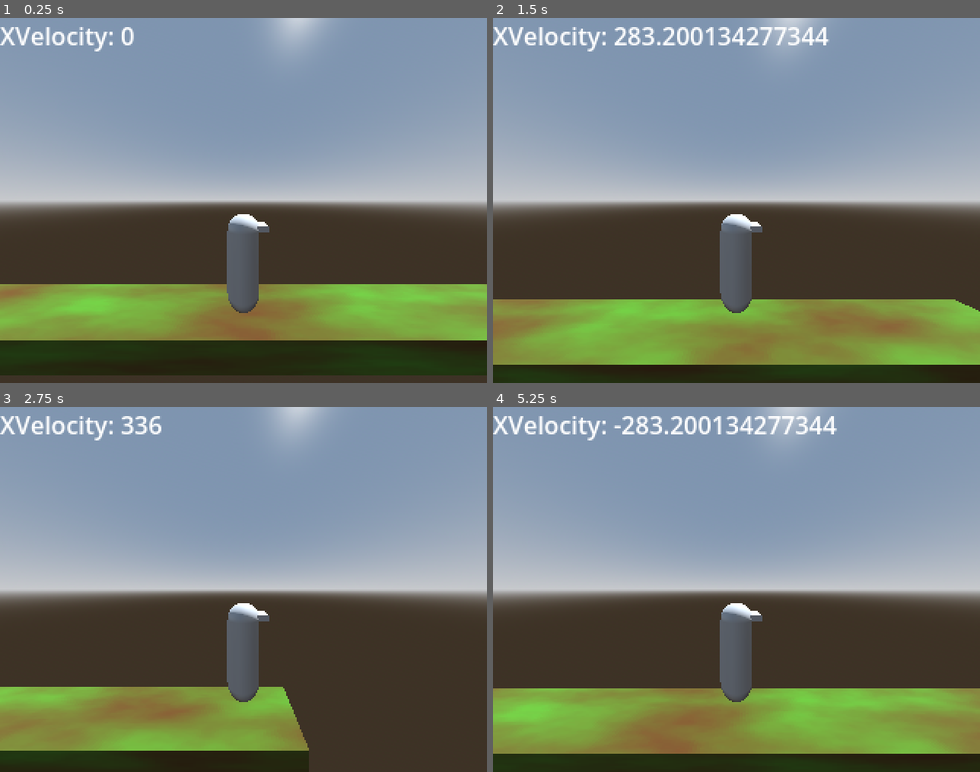
Above: before the commit, frames 1-4 (two rows, left to right).
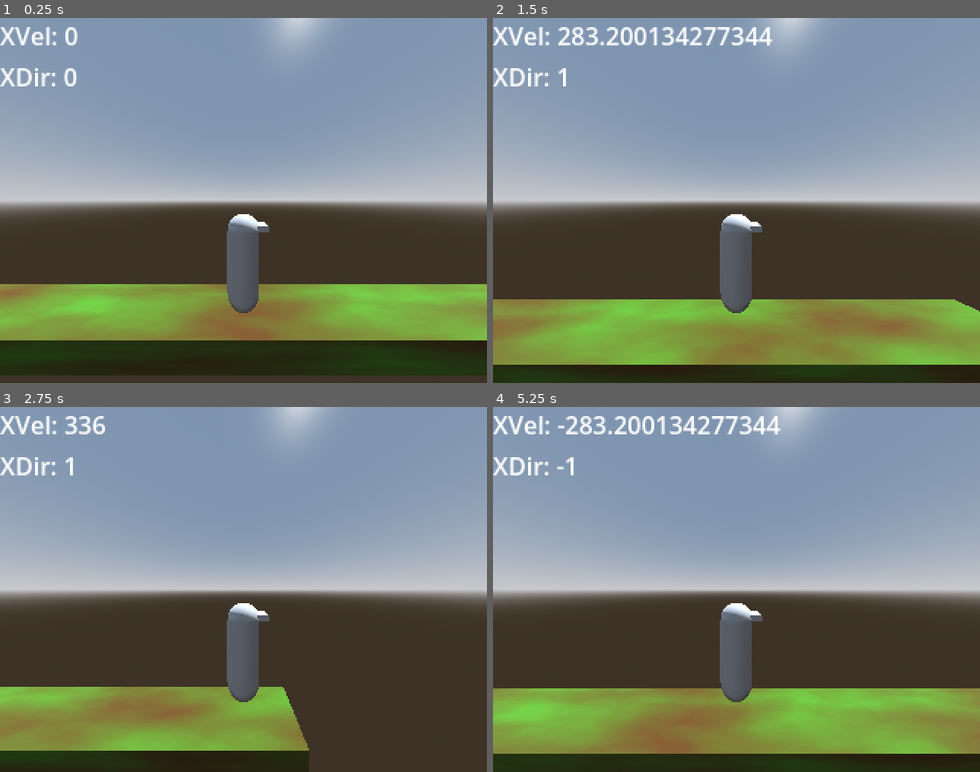
Above: after the commit, the same moments.

Repository: Eliasdbr/3DSideScrollerShooter
Game: Godot game, scene res://scenes/world.tscn
The game is run twice, just before and just after one commit, with the same random seed, the same clock (stepped at 60 frames per second) and the same inputs.
Inputs:
- Up to frame 1 (0.25 s): no input
- Up to frame 2 (1.5 s): tap Enter at 0.5 s; hold D (Right) 0.53-1.28 s; hold Ctrl (Shoot) 0.53-1.28 s; tap Space (Jump) at 0.77 s; hold S (Down) from 1.28 s (still down); tap Ctrl (Shoot) at 1.35 s
- Up to frame 3 (2.75 s): tap Space (Jump) at 1.52, 2 s; release S (Down) at 2.03 s; hold D (Right) from 2.03 s (still down); hold Ctrl (Shoot) from 2.03 s (still down)
- Up to frame 4 (5.25 s): release D (Right) at 2.78 s; release Ctrl (Shoot) at 2.78 s; hold W (Up) 2.78-3.53 s; tap Ctrl (Shoot) at 2.85, 4.35 s; tap Space (Jump) at 3.02, 3.77, 4.52 s; hold Ctrl (Shoot) 3.53-4.28 s; hold A (Left) 3.53-5.03 s; hold S (Down) from 5.03 s (still down); hold Ctrl (Shoot) from 5.03 s (still down)

The runs differ from the first frame. In frame 1, 0.8% of the frame differs, in the area x 0-28%, y 2-19%; in frame 2, 1.9%; in frame 3, 0.9%; in frame 4, 1.9%, in the area x 0-71%, y 2-19%.

Commit message:
WIP: Character Movement

Diff:
--- a/components/CharacterMovement.gd
+++ b/components/CharacterMovement.gd
@@ -1,6 +1,7 @@
 class_name CharacterMovement
 extends Node
 
+# MARK: variables
 
 @onready var parent: CharacterBody3D = get_parent()
 
@@ -35,6 +36,7 @@
 			vel.x = 0
 
 	else:
+		DebugUI.updateValue("XDir", direction.x)
 		# Accelerates
 		if abs(vel.x) < max_speed:
 			if sign(direction.x) <= 0:
@@ -55,7 +57,8 @@
 
 
 func _ready():
-	DebugUI.addValue("XVelocity", vel.x)
+	DebugUI.addValue("XVel", vel.x)
+	DebugUI.addValue("XDir", 0)
 
 func _physics_process(delta):
 	# Gravity
@@ -64,7 +67,7 @@
 	else:
 		vel += parent.get_gravity()
 
-	DebugUI.updateValue("XVelocity", vel.x)
+	DebugUI.updateValue("XVel", vel.x)
 
 	parent.velocity = vel * delta
 	parent.move_and_slide()
